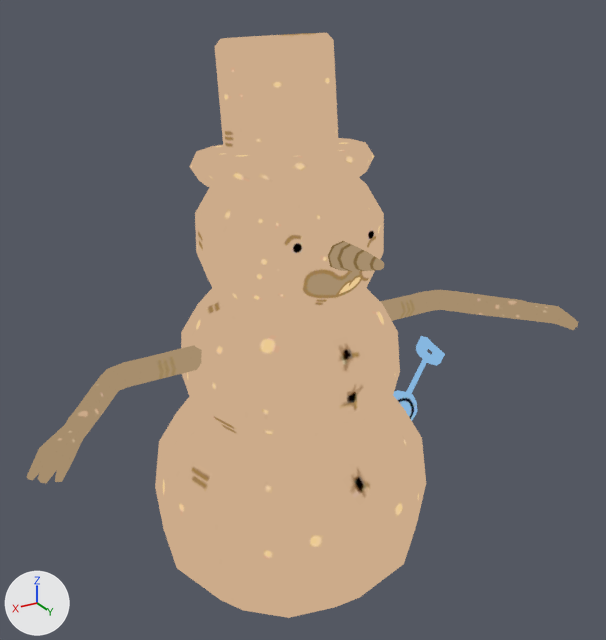
The glTF model godot/assets/models/battle/summons/SnowSand.glb as it was, and as the next commit left it.
Camera for both pictures: a 50 mm lens placed at (0.159, 0.275, 0.26), pointed at (-0.004, 0.003, 0.124). The axes (+X, +Y, +Z) are drawn at lower left. The lights are the same throughout. The older version comes first. Both versions are drawn at frame 72 of the action 'SnowSand_Idle'; the numbers are the values there. Vertices at exactly the same position are counted once.

The older version as bpy lines, for what is in view:
```python
me_snowsand = bpy.data.meshes.new('SnowSand')
me_snowsand.from_pydata(...)  # 524 vertices, 992 faces; spans x -2.39..2.38, y -0.02..4.73, z -1.25..1.19
me_snowsand.materials.append(mat_snowsand)
ob_snowsand_001 = bpy.data.objects.new('SnowSand.001', me_snowsand)
ob_snowsand_001.parent = ob_snowsand
ob_snowsand_001.location = (0.0, 0.0, 0.0)
ob_snowsand_001.rotation_euler = (1.571, 0.0, 0.0)  # degrees (90, 0, 0)
```
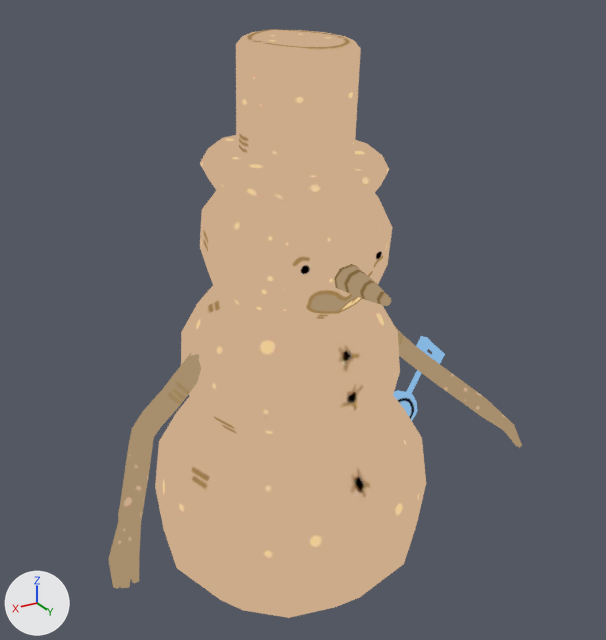
Boxes [x1, y1, x2, y2] around the edits, measured in the pictures (606 x 640 px; the box of a moved part takes in the faces that stretch with it):
'SnowSand.001', reshaped, rescaled, moved, turned: before [27, 33, 578, 618]; after [108, 29, 522, 618]
part 1 of me_snowsand, moved or reshaped: before [328, 241, 384, 271]; after [334, 264, 391, 306]
part 2 of me_snowsand, moved or reshaped: before [190, 138, 374, 191]; after [200, 135, 389, 209]
part 3 of me_snowsand, moved or reshaped: before [215, 33, 339, 155]; after [236, 29, 361, 170]
part 4 of me_snowsand, moved or reshaped: before [406, 358, 428, 394]; after [406, 370, 421, 394]
part 5 of me_snowsand, moved or reshaped: before [416, 336, 445, 366]; after [416, 336, 445, 364]
part 6 of me_snowsand, moved or reshaped: before [27, 178, 578, 483]; after [108, 190, 522, 589]

The change, as a diff of the scene's bpy script:
```diff
--- a/godot/assets/models/battle/summons/SnowSand.glb.py
+++ b/godot/assets/models/battle/summons/SnowSand.glb.py
@@ me_snowsand @@
 # used by ob_snowsand_001; parent = ob_snowsand; location = (0.0, 0.0, 0.0); rotation_euler = (1.571, 0.0, 0.0), in degrees (90, 0, 0)
-me_snowsand.from_pydata(...)  # 524 vertices, 992 faces; spans x -2.39..2.38, y -0.02..4.73, z -1.25..1.19
+me_snowsand.from_pydata(...)  # 524 vertices, 992 faces; spans x -1.87..1.93, y -1.19..1.34, z -0.02..4.73
+# me_snowsand part 1: the loose piece of 25 vertices spanning x -0.11..0.1, y 3.14..3.37, z -1.25..-0.67 is turned 79.6 degrees about the x axis through its middle, then moved by (0.0, -2.21, 4.03)
+# me_snowsand part 2: the loose piece of 38 vertices spanning x -0.72..0.72, y 3.59..3.95, z -0.6..0.82 is turned 79.6 degrees about the x axis through its middle, then moved by (0.0, -3.69, 3.66)
+# me_snowsand part 3: the loose piece of 37 vertices spanning x -0.44..0.44, y 3.8..4.73, z -0.32..0.65 is turned 79.6 degrees about the x axis through its middle, then moved by (0.0, -4.14, 4.1)
+# me_snowsand part 4: the loose piece of 8 vertices spanning x -1.57..-1.25, y 1.4..1.72, z -0.03..0.13 is turned 90 degrees about the x axis through the mesh origin
+# me_snowsand part 5: the loose piece of 32 vertices spanning x -1.78..-1.45, y 1.61..1.93, z 0.05..0.17 is turned 90 degrees about the x axis through the mesh origin
+# me_snowsand part 6: 368 of 524 vertices moved; they spanned x -2.39..2.38, y -0.02..3.91, z -1.19..1.19 and now span x -1.87..1.93, y -1.19..1.19, z -0.02..3.89; mean shift (0.01, -2.07, 2.16); largest move (0.0, 3.91, 0.0) -> (0.0, 0.22, 3.89)
+# other edits to the shape of me_snowsand do not show in these pictures
 me_snowsand.materials.append(mat_snowsand)
@@ ob_snowsand_001 @@
 ob_snowsand_001 = bpy.data.objects.new('SnowSand.001', me_snowsand)
-ob_snowsand_001.parent = ob_snowsand
 ob_snowsand_001.location = (0.0, 0.0, 0.0)
-ob_snowsand_001.rotation_euler = (1.571, 0.0, 0.0)  # degrees (90, 0, 0)
+ob_snowsand_001.scale = (0.05, 0.05, 0.05)
```
